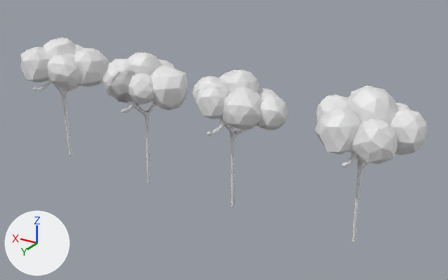
One commit to the Blender file COOLESGAMEProjekt/Assets/Graphics/3DModels/Levels/Level 2/grapplinghook1.blend: the scene before it, then after it.
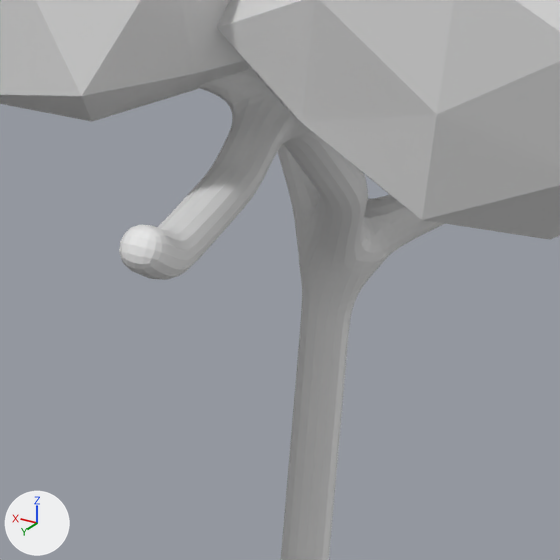
The first picture shows the older version from a 50 mm camera at (-23.1, 63.0, 40.8) aimed at (16.0, -2.2, 8.2). The close-ups show both versions on the part from 74% to 85% of the width and 51% to 68% of the height of that picture; other places that the commit changed are outside them. Lighting does not change. The marker at lower left points along +X, +Y and +Z.
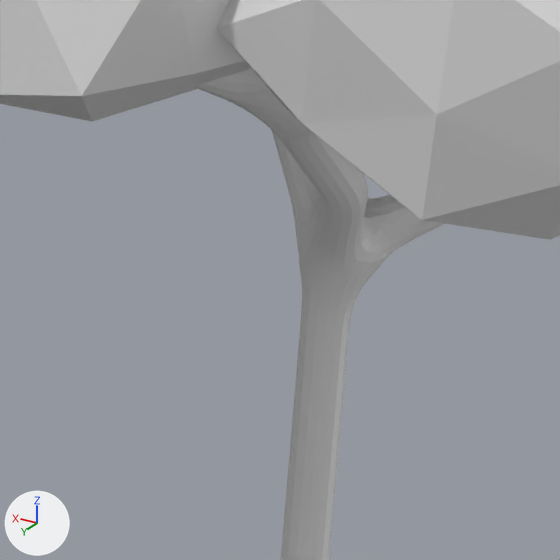
What differs and where, as boxes (x1, y1, x2, y2) in the close-ups (560 x 560 px):
```json
{"object": "Plane", "change": "reshaped", "before": [119, 69, 444, 560], "after": [195, 69, 444, 560]}
```

Edits to the scene script, one JSON object a line:
```json
{"block": "me_plane", "where": "me_plane.from_pydata(...)  # 28 vertices, 0 faces, 25 loose edges; spans x -4.7..5.0, y -3.4..6.9, z 0.0..15.5"}
{"block": "me_plane", "where": "# used by ob_plane; location = (-4.58, -1.1, -0.19)"}
{"block": "me_plane", "where": "# verts and faces of me_plane; kept vertices keep their numbers, new ones are numbered from 28"}
{"block": "me_plane", "where": "# before: 15 (1.0, 3.5, 13.0), 18 (1.1, 6.9, 12.8), 19 (1.1, 5.5, 12.4), 20 (1.1, 4.4, 12.4), 21 (1.1, 6.1, 12.4)"}
{"block": "me_plane", "change": "me_plane part 1"}
{"op": "add", "block": "me_plane", "code": "delete_vertices([*range(18, 22)])  # with the faces that use them"}
```
